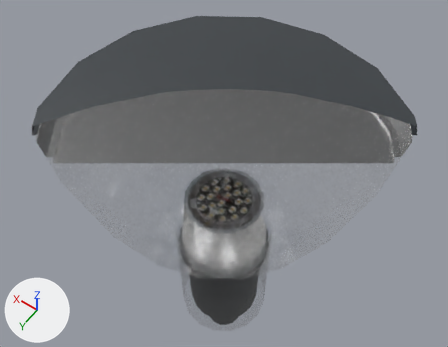
One commit to the glTF model GLBFiles/Beleuchtung/Lampen/BDS471.glb: the scene before it, then after it.
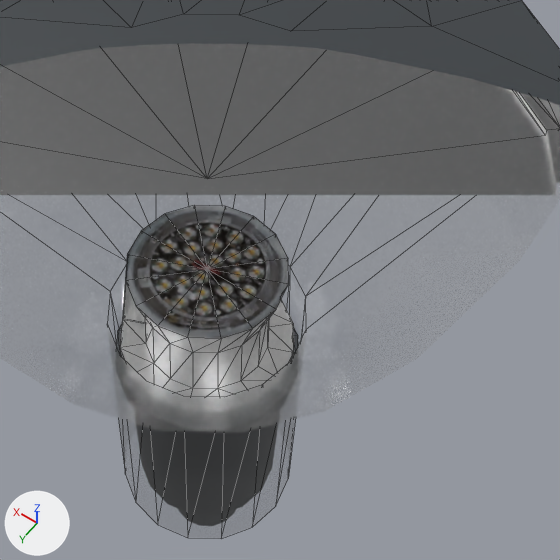
Each version is shown whole from a 50 mm camera at (-0.381, 0.533, 1.364) aimed at (0.056, -0.079, 0.403), then close up on the part from 27% to 88% of the width and 20% to 98% of the height. The lights are fixed; the arrows at lower left show +X, +Y and +Z. The last two pictures show the newer version. The close-ups show mesh edges as thin lines. Everything nearer to the camera than a plane just in front of the edit is cut away. Where no turn or scale is listed for an object, it has been applied to the vertices. Vertices at exactly the same position are counted once.

Objects in the first close-up: 'BezierCurve.001', 'Glas.002', 'Rippen.001'.
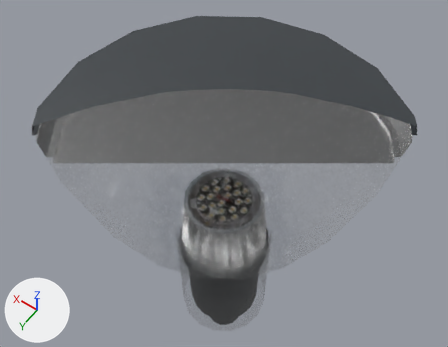
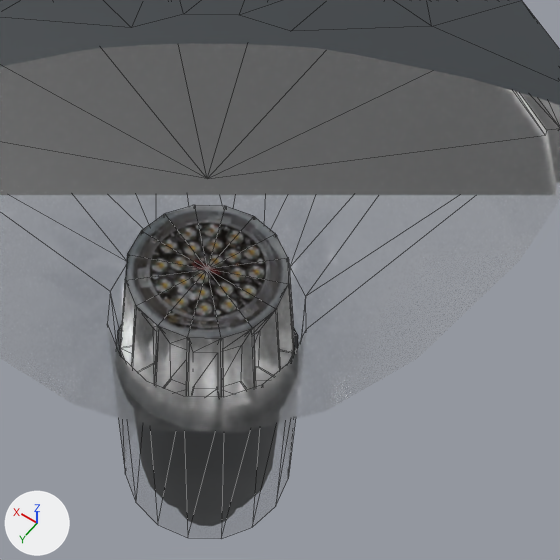
Pixel boxes [x1, y1, x2, y2] of what changed, in the close-ups (560 x 560 px):
'Rippen.001', reshaped
    before: [122, 263, 145, 324]
    after: [120, 259, 293, 397]
part 1 of me_cube_003, added
    after: [240, 328, 256, 390]
part 2 of me_cube_003, built on
    after: [120, 259, 293, 397]

The edits, one by one:
me_cube_003 is used by ob_rippen_001; location (0.0, 0.0, 0.368).
me_cube_003 had 6 vertices, 8 faces and spanned x 0.0277..0.077, y 0.0107..0.0327, z -0.0254..0.0822.
me_cube_003 now has 96 vertices, 128 faces and spans x -0.0829..0.0829, y -0.0829..0.0829, z -0.0254..0.0822.
me_cube_003 part 1: the loose piece of 6 vertices spanning x 0.0277..0.077, y 0.0107..0.0327, z -0.0254..0.0822 is copied, and the copy is mirrored in x about the mesh origin; it spans x -0.077..-0.0277, y 0.0107..0.0327, z -0.0254..0.0822.
Part 2, on me_cube_003:
4 faces are deleted.
60 vertices are added at x -0.0829..0.0829, y -0.0829..0.0829, z -0.0254..0.0822.
6 new vertices lie (0.0022, 0.0, 0.0) away from vertices in x -0.0011, y -0.0829..0.0829, z -0.0254..0.0822.
6 new vertices lie (0.0015, 0.0015, 0.0) away from vertices in x -0.0594..0.0579, y -0.0594..0.0579, z -0.0254..0.0822.
6 new vertices lie (0.0015, -0.0015, 0.0) away from vertices in x -0.0594..0.0579, y -0.0579..0.0594, z -0.0254..0.0822.
6 new vertices lie (0.0, 0.0022, 0.0) away from vertices in x -0.0829..0.0829, y -0.0011, z -0.0254..0.0822.
116 new faces join them.
